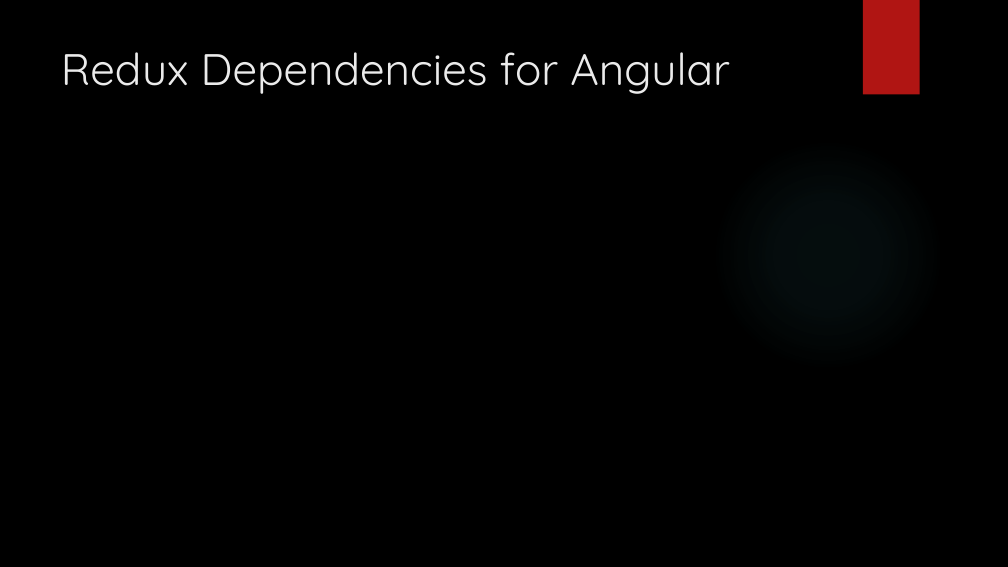
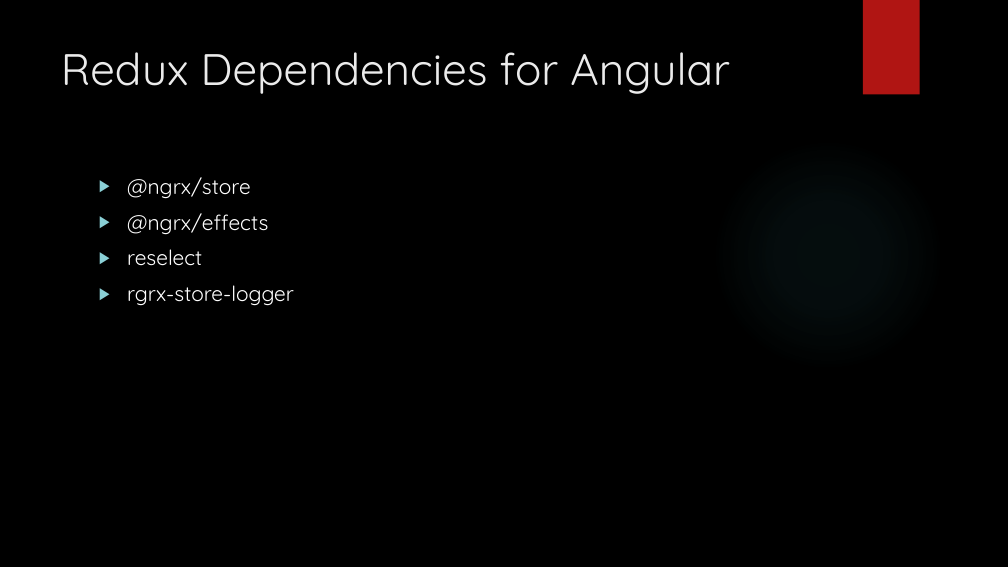
Before and after one commit to hipervee/learnRx, a slide deck: slide 15 of slidesAndImages/Introduction.pptx (slide 12 before the commit). Drawn at 1008x567 pixels with LibreOffice and Linux fonts; fonts in the diff are those of the drawing; background and template pictures are left out. Boxes give left, top, right and bottom in pixels: in the first picture for what was removed or moved away, otherwise in the second. Text is boxed around its words. In the diff, an @@ line names an element or a change of style, - is before the commit and + after.

```diff
--- a/slidesAndImages/Introduction.pptx
+++ b/slidesAndImages/Introduction.pptx
@@ text added at bbox=[127, 177, 294, 306], 20 pt, text #FFFFFF @@
+▶ @ngrx/store
+▶ @ngrx/effects
+▶ reselect
+▶ rgrx-store-logger
```
Also in this commit, not shown: 1 other slide changed, 6 slides added.
